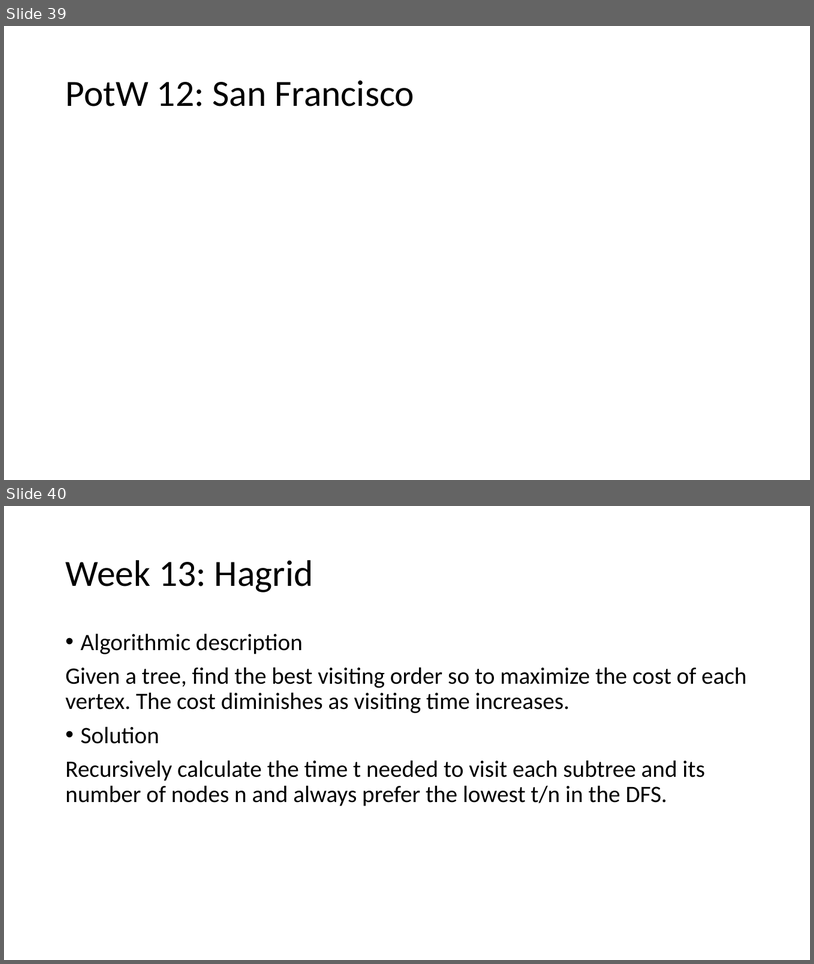
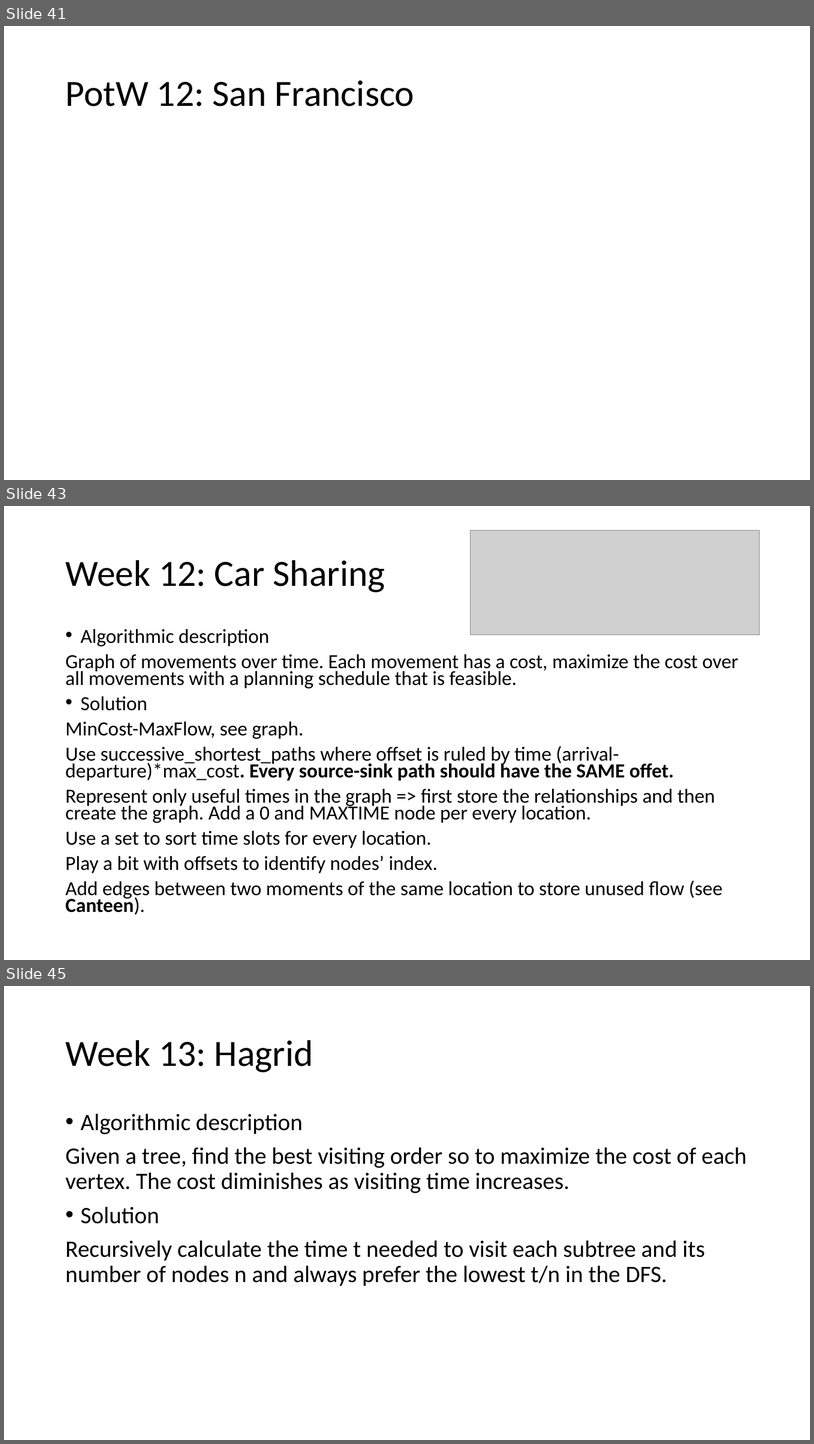
Before and after one commit to giacomocamposampiero/algolab, a slide deck: Recap.pptx. Shown one above the other, each under a label of ours: slides 39 and 40 before the commit, slides 41, 43 and 45 after it; the slides between them are not shown. The pictures are 814x964 and 814x1444 pixels, drawn with LibreOffice and Linux fonts; fonts in the diff are those of the drawing; grey boxes stand for pictures. Boxes give left, top, right and bottom in pixels: in the first picture for what was removed or moved away, otherwise in the second. Text is boxed around its words. In the diff, an @@ line names an element or a change of style, - is before the commit and + after.

```diff
--- a/Recap.pptx
+++ b/Recap.pptx
@@ slide 43 added at (4, 506, 810, 960), background #FFFFFF @@
@@ picture added at (470, 530, 759, 635) @@
@@ title added at (65, 560, 386, 592), 44 pt, text #000000 @@
+Week 12: Car Sharing
@@ text added at (65, 629, 738, 915), 23.8 pt, text #000000 @@
+• Algorithmic description
+Graph of movements over time. Each movement has a cost, maximize the cost over all movements with a planning schedule that is feasible.
+• Solution
+MinCost-MaxFlow, see graph.
+Use successive_shortest_paths where offset is ruled by time (arrival-departure)*max_cost. Every source-sink path should have the SAME offet.
+Represent only useful times in the graph => first store the relationships and then create the graph. Add a 0 and MAXTIME node per every location.
+Use a set to sort time slots for every location.
+Play a bit with offsets to identify nodes’ index.
+Add edges between two moments of the same location to store unused flow (see Canteen).
@@ what was slide 39 is now slide 41 @@
@@ what was slide 40 is now slide 45 @@
```
Also in this commit, not shown: 6 slides changed, 4 other slides added, 5 other files.
